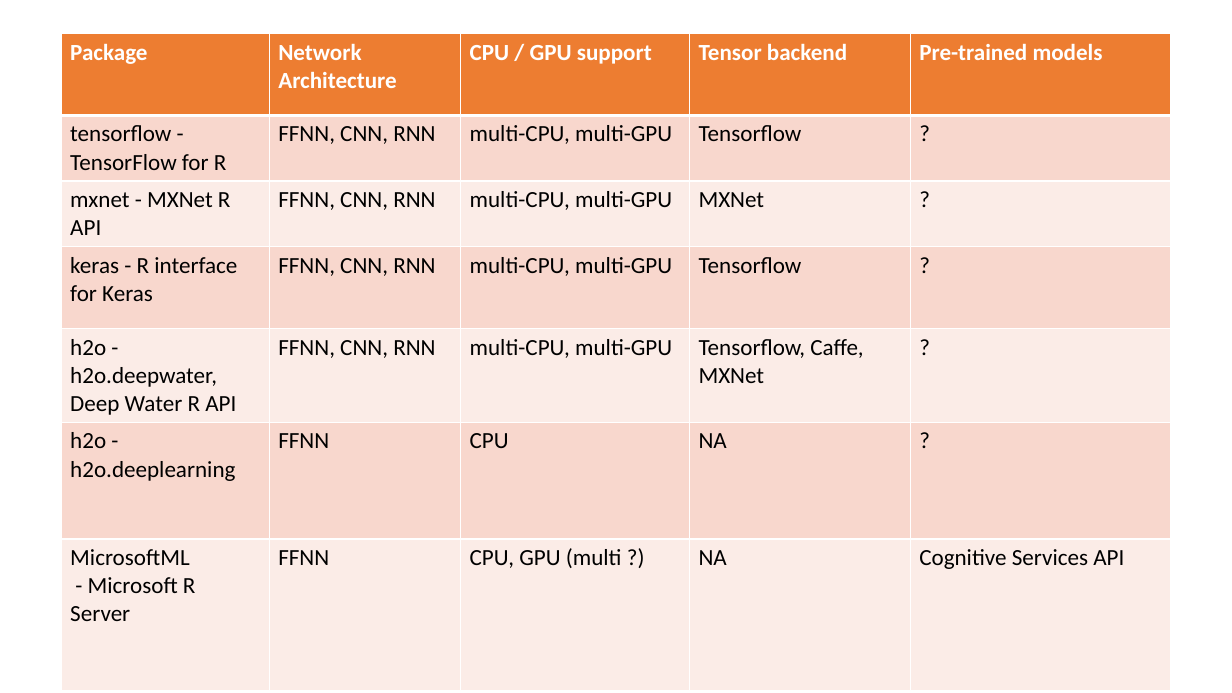
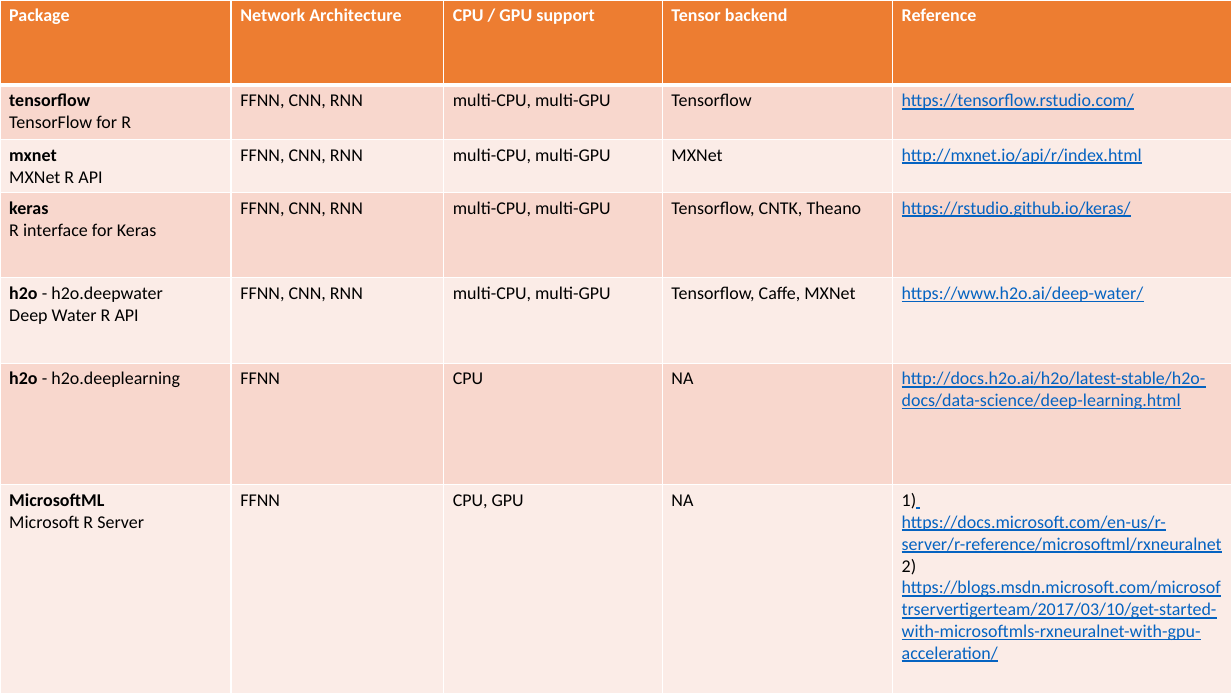
Before and after one commit to Azure/KDD2017R, a slide deck: slide 2 of Code/SentimentAnalysis/Deep Learning in R.pptx. Drawn at 1232x693 pixels with LibreOffice and Linux fonts; fonts in the diff are those of the drawing. Boxes give left, top, right and bottom in pixels: in the first picture for what was removed or moved away, otherwise in the second. Text is boxed around its words. In the diff, an @@ line names an element or a change of style, - is before the commit and + after.

Commit message:
finalized deep learning slide

```diff
--- a/Code/SentimentAnalysis/Deep Learning in R.pptx
+++ b/Code/SentimentAnalysis/Deep Learning in R.pptx
@@ table at (x1=0, y1=0, x2=1232, y2=693) @@
-row 1, column 5: Pre-trained models
+row 1, column 5: Reference
-row 2, column 1: tensorflow - TensorFlow for R
+row 2, column 1: tensorflow / TensorFlow for R
-row 2, column 5: ?
+row 2, column 5: https://tensorflow.rstudio.com/
-row 3, column 1: mxnet - MXNet R API
+row 3, column 1: mxnet / MXNet R API
-row 3, column 5: ?
+row 3, column 5: http://mxnet.io/api/r/index.html
-row 4: keras - R interface for Keras | FFNN, CNN, RNN | multi-CPU, multi-GPU | Tensorflow | ?
+row 4: keras / R interface for Keras | FFNN, CNN, RNN | multi-CPU, multi-GPU | Tensorflow, CNTK, Theano | https://rstudio.github.io/keras/
-row 5, column 1: h2o - h2o.deepwater, Deep Water R API
+row 5, column 1: h2o - h2o.deepwater / Deep Water R API
-row 5, column 5: ?
+row 5, column 5: https://www.h2o.ai/deep-water/
-row 6, column 5: ?
+row 6, column 5: http://docs.h2o.ai/h2o/latest-stable/h2o-docs/data-science/deep-learning.html
-row 7: MicrosoftML / - Microsoft R Server | FFNN | CPU, GPU (multi ?) | NA | Cognitive Services API
+row 7: MicrosoftML / Microsoft R Server | FFNN | CPU, GPU | NA | 1) / https://docs.microsoft.com/en-us/r-server/r-reference/microsoftml/rxneuralnet / 2) https://blogs.msdn.microsoft.com/microsoftrservertigerteam/2017/03/10/get-started-with-microsoftmls-rxneuralnet-with-gpu-acceleration/
@@ size 18 to 14 pt in "Package", "Network Architecture", "CPU / GPU support", "Tensor backend" and 17 more places @@
@@ bold on in "h2o" @@
@@ table resized from (x1=61, y1=33, x2=1171, y2=688) to (x1=0, y1=0, x2=1232, y2=693) @@
```
Also in this commit, not shown: 1 other slide changed, 1 slide removed.
